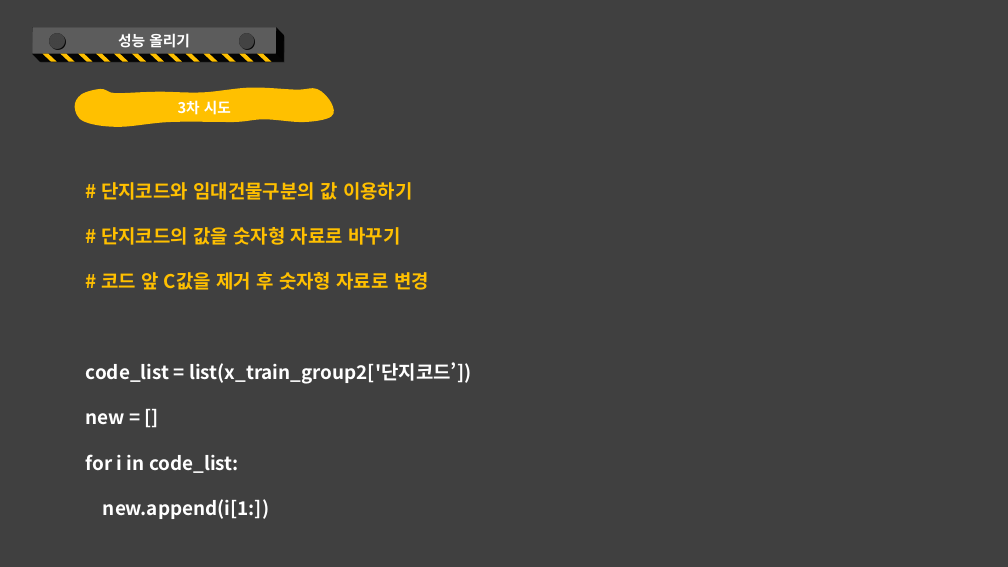
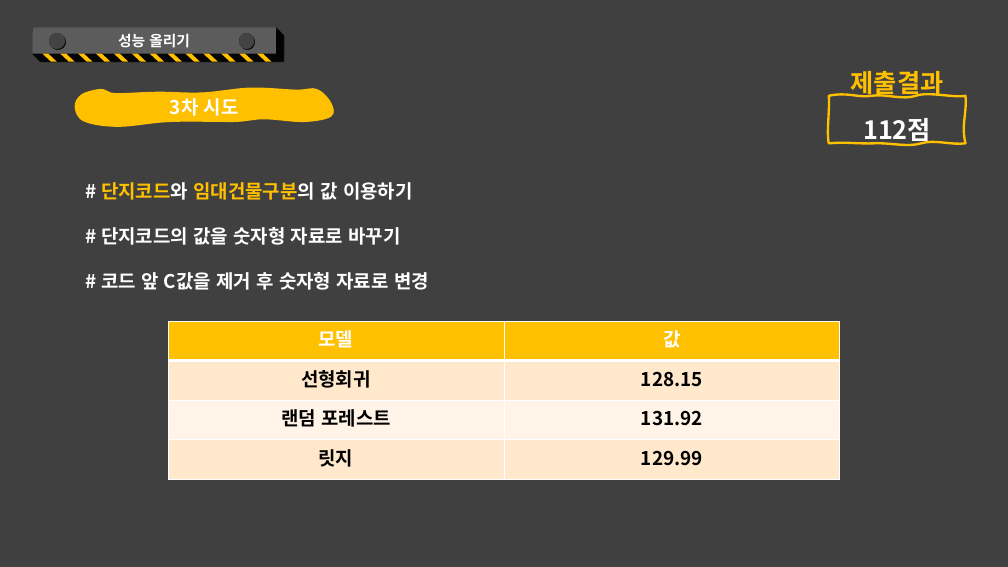
Before and after one commit to kkkkyoung/parking_project, a slide deck: slide 51 of PlayDate_2nd_project.pptx (slide 52 before the commit). Drawn at 1008x567 pixels with LibreOffice and Linux fonts; fonts in the diff are those of the drawing. Boxes give left, top, right and bottom in pixels: in the first picture for what was removed or moved away, otherwise in the second. Text is boxed around its words. In the diff, an @@ line names an element or a change of style, - is before the commit and + after.

Commit message:
발표자료 수정본

```diff
--- a/PlayDate_2nd_project.pptx
+++ b/PlayDate_2nd_project.pptx
@@ free added at [829,48,966,96], 24 pt, text #FFC000, bold @@
+제출결과
@@ freeform shape "3차 시도" at [75,88,334,127]: size 14 to 18 pt @@
@@ freeform shape added at [829,96,966,144], outline #FFC000 2.25 pt, 24 pt, text #FFFFFF, bold @@
+112점
@@ text "# 단지코드와 임대건물구분의 값 이용하기" at [101,182,429,290]: text colour #FFC000 to #FFFFFF in "# 단지코드와 임대건물구분의 값 이용하기", "# 단지코드의 값을 숫자형 자료로 바꾸기", "# 코드 앞 C값을 제거 후 숫자형 ..." @@
@@ table added at [168,321,839,480], 4 rows, 2 columns @@
+모델 | 값
+선형회귀 | 128.15
+랜덤 포레스트 | 131.92
+릿지 | 129.99
@@ text at [86,362,471,519]: paragraphs removed @@
-code_list = list(x_train_group2['단지코드’])
-new = []
-for i in code_list:
-new.append(i[1:])
```
Also in this commit, not shown: 49 other slides changed, 1 slide added, 3 slides removed.
